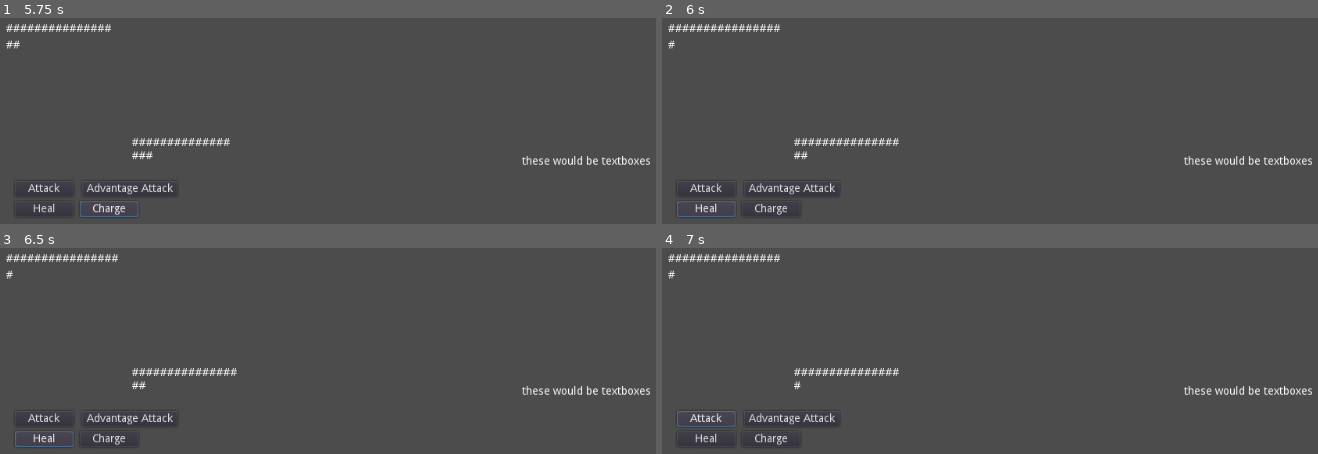
Above: before the commit, frames 1-4 (two rows, left to right).
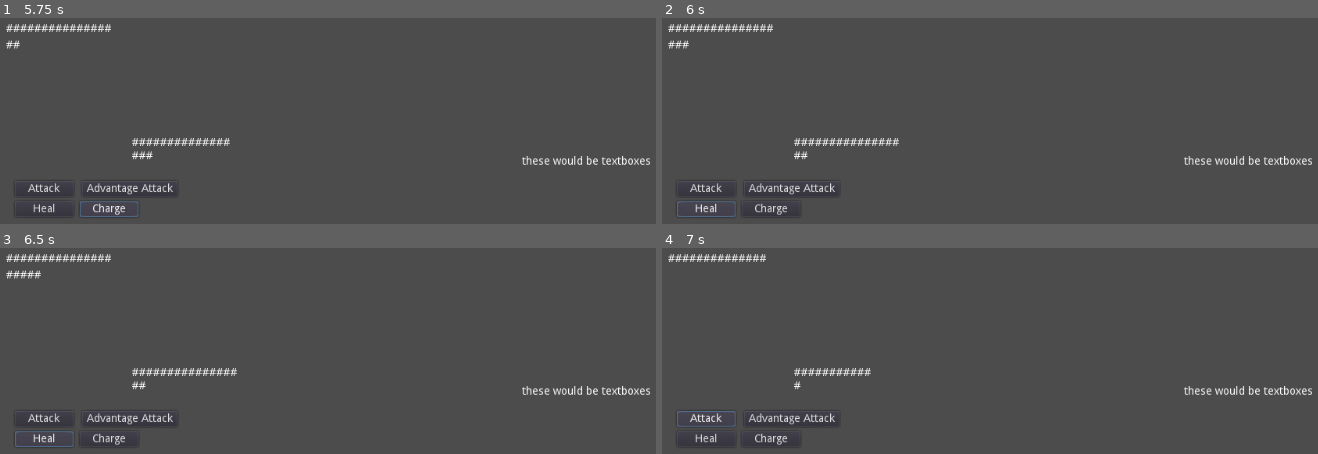
Above: after the commit, the same moments.

Repository: ArtlessAvian/kind-opponent
Game: Godot game, scene res://gameingame/BattleWMockup.tscn
Same seed, same stepped clock (60 frames per second), same inputs: the game is played once before the commit and once after it. This scene is started directly instead of the project's main scene.
Inputs:
- Up to frame 1 (5.75 s): click "Attack" at 0.5 s; click "Advantage Attack" at 1.25 s; click "Charge" at 2 s; click "Heal" at 2.75 s; click "Attack" at 3.5 s; click "Advantage Attack" at 4.25 s; click "Charge" at 5 s
- Up to frame 2 (6 s): click "Heal" at 5.75 s
- Up to frame 3 (6.5 s): no input
- Up to frame 4 (7 s): click "Attack" at 6.5 s

Frame 1 is identical in both runs. In frame 2, less than 0.1% of the frame differs, in the area x 1-18%, y 2-16%; in frame 3, 0.1%; in frame 4, 0.2%, in the area x 0-37%, y 2-63%.
Error in both runs: Invalid get index 'advantage_cost' (on base: 'Node (AdvantageAttack.gd)'). (res://gameingame/TestGrayouter.gd:10)

Commit message:
Make oppoonent heal less often

Diff:
--- a/gameingame/Battle.gd
+++ b/gameingame/Battle.gd
@@ -39,7 +39,7 @@
 	var weights = [
 		10, \
 		16 * exp(- pow($Opponent.advantage - 100, 2) / 2450), \
-		10 / (0.0035 * $Opponent._health + 0.1) * (1 + 0.35 * atan(0.075 * ($Opponent.max_health - $Opponent._health - 80))), \
+		10 / (0.0035 * $Opponent._health + 0.2) * (1 + 0.4 * atan(0.075 * ($Opponent.max_health - $Opponent._health - 100))), \
 		10 - 5 * atan(0.03 * ($Opponent.advantage - 80)) \
 	]
 
